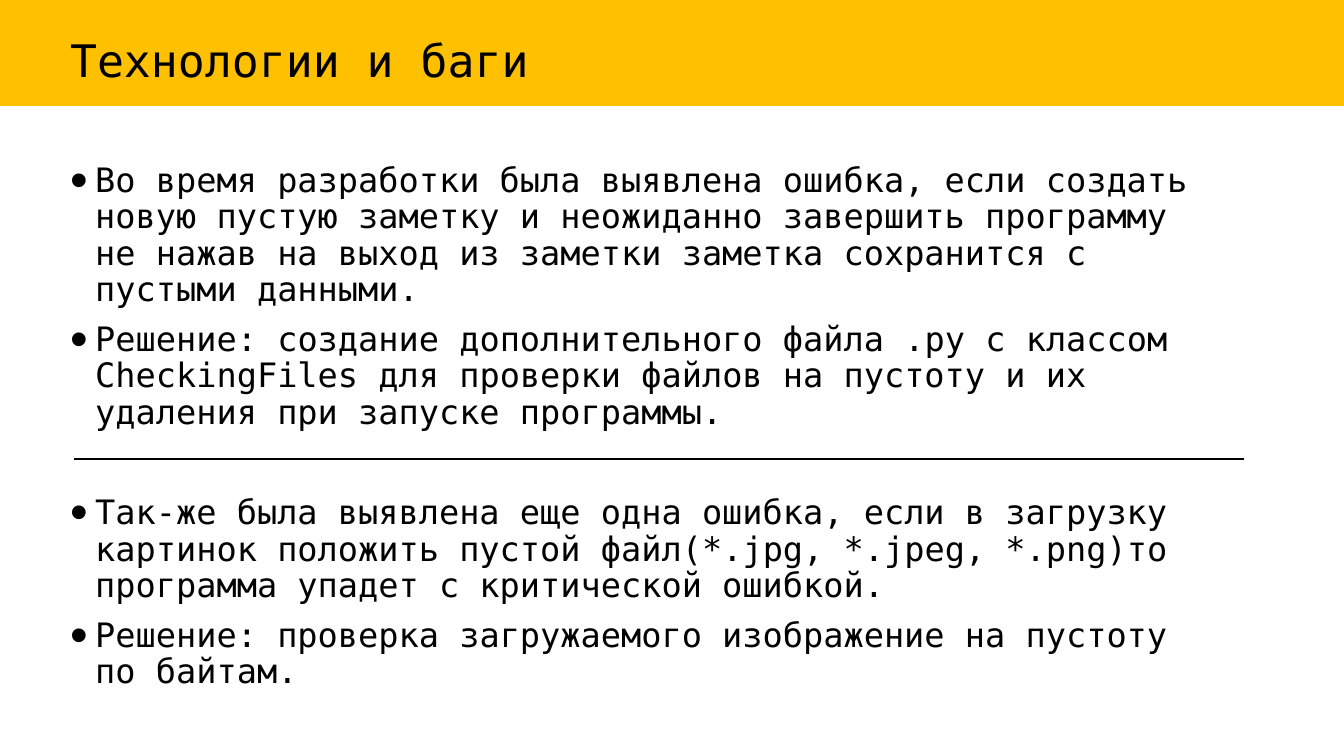
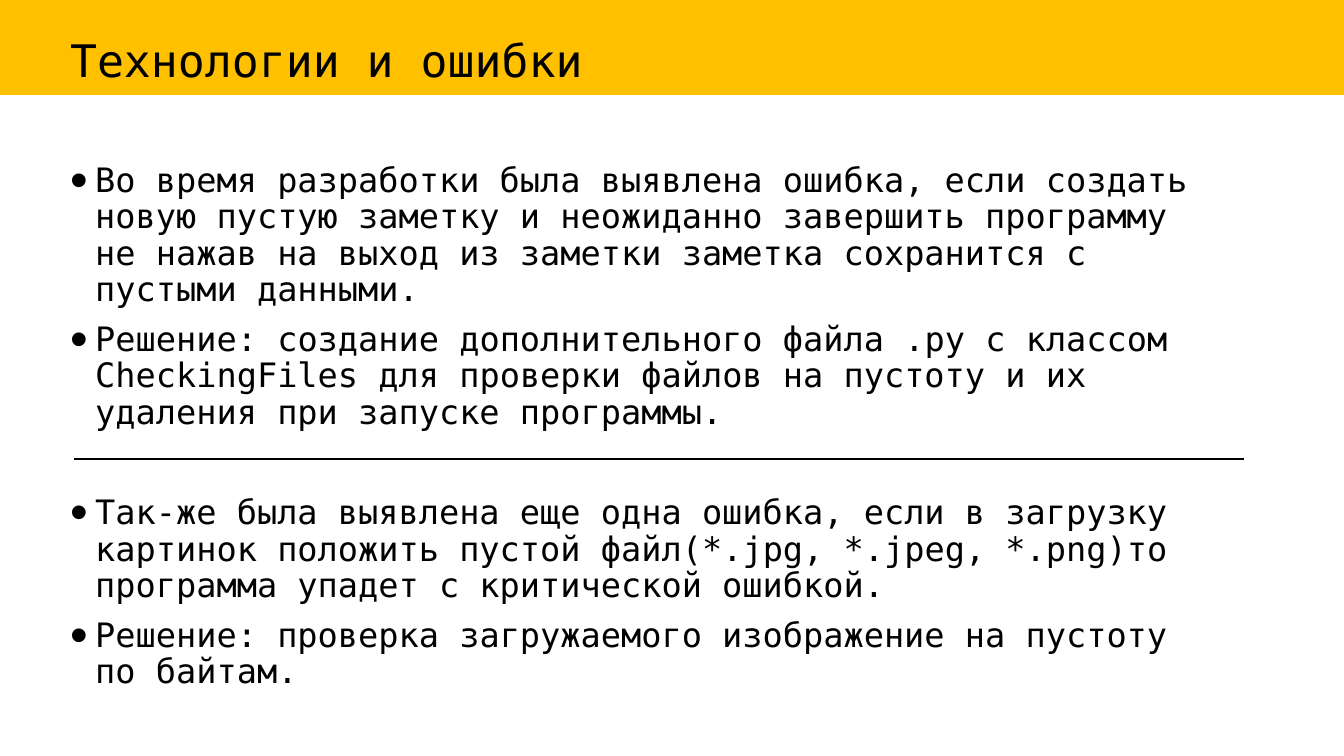
Before and after one commit to lycayan18/PyQt5_Egor, a slide deck: slide 5 of docs/Презентация_проект.pptx (slide 6 before the commit). Drawn at 1344x756 pixels with LibreOffice and Linux fonts; fonts in the diff are those of the drawing. Boxes give left, top, right and bottom in pixels: in the first picture for what was removed or moved away, otherwise in the second. Text is boxed around its words. In the diff, an @@ line names an element or a change of style, - is before the commit and + after.

```diff
--- a/docs/Презентация_проект.pptx
+++ b/docs/Презентация_проект.pptx
@@ rectangle resized from (x1=0, y1=0, x2=1344, y2=106) to (x1=0, y1=0, x2=1344, y2=96) @@
@@ title at (x1=70, y1=42, x2=583, y2=78): text changed @@
-Технологии и баги
+Технологии и ошибки
```
Also in this commit, not shown: 1 other slide changed, 1 slide removed, 1 other file.
